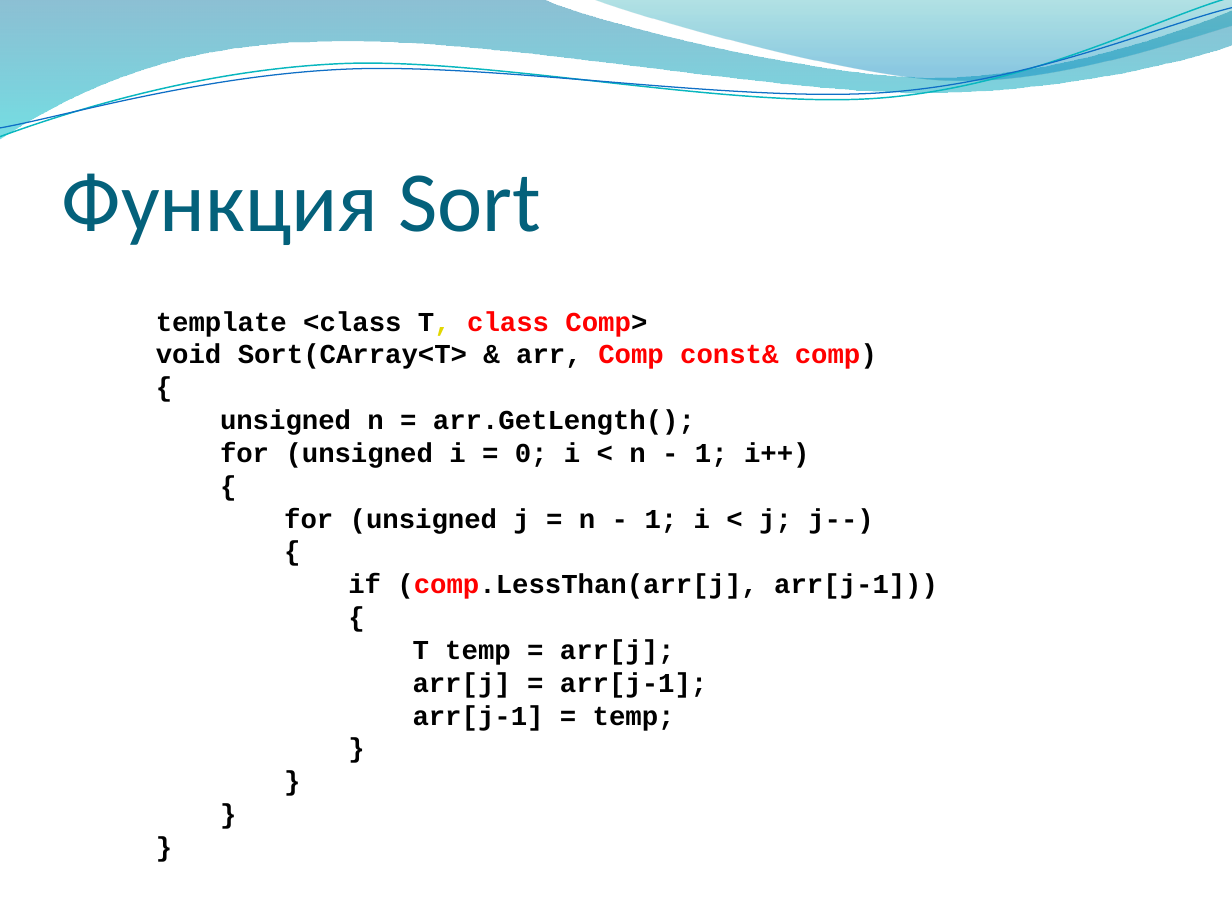
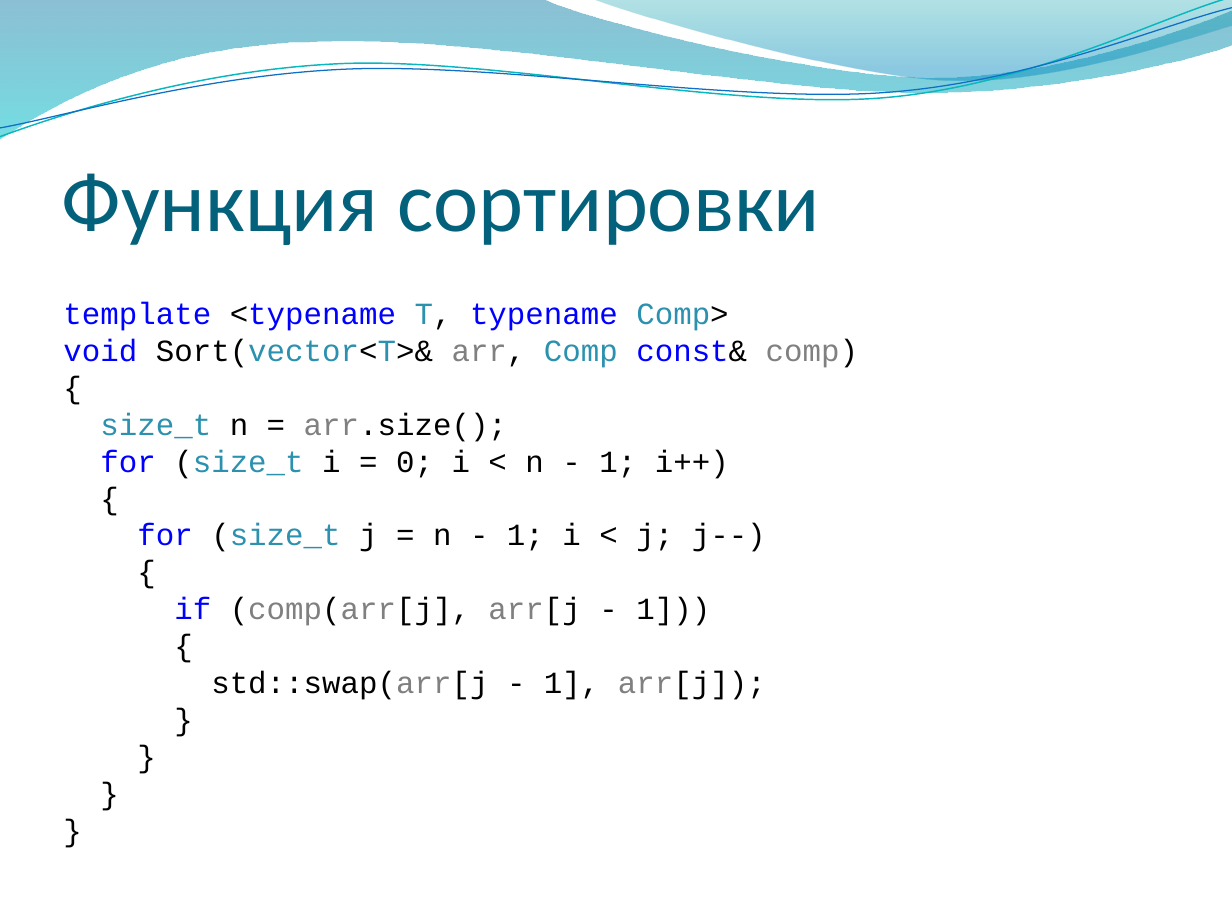
Before and after one commit to alexey-malov/oop, a slide deck: slide 37 of lectures/06/Обобщенное программирование, шаблоны.pptx (slide 36 before the commit). Drawn at 1232x924 pixels with LibreOffice and Linux fonts; fonts in the diff are those of the drawing; background and template pictures are left out. Boxes give left, top, right and bottom in pixels: in the first picture for what was removed or moved away, otherwise in the second. Text is boxed around its words. In the diff, an @@ line names an element or a change of style, - is before the commit and + after.

```diff
--- a/lectures/06/Обобщенное программирование, шаблоны.pptx
+++ b/lectures/06/Обобщенное программирование, шаблоны.pptx
@@ title at [62, 173, 820, 245]: text changed @@
-Функция Sort
+Функция сортировки
@@ text "template <typename T, typename Comp>": place and size @@
-text "template <typename T, typename Comp>" at [156, 311, 938, 731]
+text "template <typename T, typename Comp>" at [63, 302, 858, 700]
@@ text "template <typename T, typename Comp>" at [63, 302, 858, 700]: size 16 to 18 pt, bold off in "{", "{", "{", "{" and 4 more places @@
@@ text at [63, 302, 858, 368]: text changed; size 16 to 18 pt; text colour #000000 to #0000FF; bold off @@
-template <class T, class Comp>
-void Sort(CArray<T> & arr, Comp const& comp)
+template <typename T, typename Comp>
+void Sort(vector<T>& arr, Comp const& comp)
@@ text at [100, 412, 729, 479]: text changed; size 16 to 18 pt; bold off @@
-unsigned n = arr.GetLength();
-for (unsigned i = 0; i < n - 1; i++)
+size_t n = arr.size();
+for (size_t i = 0; i < n - 1; i++)
@@ text at [137, 523, 766, 552]: text changed; size 16 to 18 pt; bold off @@
-for (unsigned j = n - 1; i < j; j--)
+for (size_t j = n - 1; i < j; j--)
@@ text at [174, 597, 710, 626]: text changed; size 16 to 18 pt; bold off @@
-if (comp.LessThan(arr[j], arr[j-1]))
+if (comp(arr[j], arr[j - 1]))
@@ text at [211, 671, 766, 700]: text changed; size 16 to 18 pt; bold off @@
-T temp = arr[j];
-arr[j] = arr[j-1];
-arr[j-1] = temp;
+std::swap(arr[j - 1], arr[j]);
```
Also in this commit, not shown: 2 other slides changed, 11 slides added, 3 slides removed, 2 other files.
